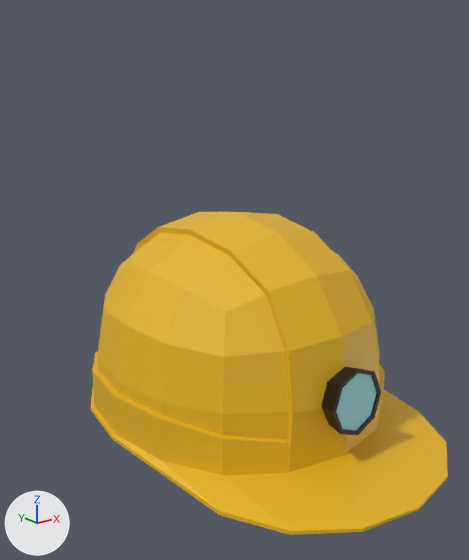
The FBX model Assets/Models/LowPoly_HardHat_With_Torch.fbx, before and after one commit.
Before and after are seen from a 50 mm camera at (-2.44, -3.04, 1.66) aimed at (-0.22, -0.27, 0.55). Lighting does not change. The marker at lower left points along +X, +Y and +Z.
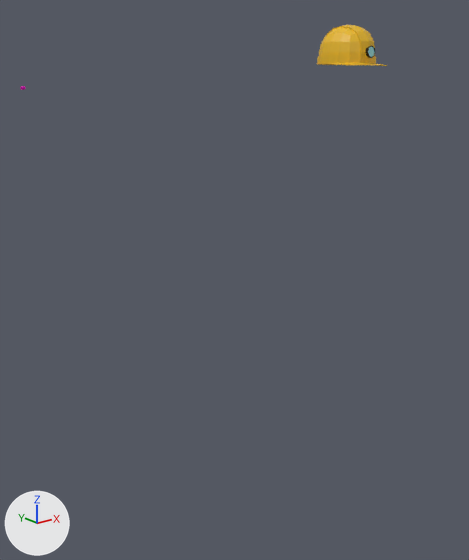
Changed parts and their boxes (x1, y1, x2, y2) in the pictures (469 x 560 px):
'Cube', deleted (yellow)
    before: (91, 212, 448, 535)
'Cone', reshaped, moved, rescaled
    before: (321, 367, 381, 435)
    after: (317, 25, 387, 66)
part 1 of me_cone_001, added (yellow)
    after: (317, 25, 387, 66)

What the commit changed:
me_cone_001 is used by ob_cone; location (0.0, -0.786, 0.0); rotation (-1.646, 0.0, 0.0), in degrees (-94, 0, 0); scale (0.191, 0.191, 0.191).
me_cone_001 had 33 vertices, 33 faces and spanned x -1.0..1.0, y -0.98..1.02, z -1.3..0.7.
me_cone_001 now has 291 vertices, 289 faces and spans x -4.77..4.77, y -4.86..2.39, z -3.36..9.4.
me_cone_001 part 1: a new loose piece of 258 vertices spanning x -4.77..4.77, y -4.86..2.39, z -3.36..9.4, in mat_hardhat (yellow #e7b71c).
me_cone_001 now uses material mat_hardhat (yellow #e7b71c).
Object 'Cube' (ob_cube) is deleted.
Object 'Cone' (ob_cone) moves from (0.0, -0.786, 0.0) to (0.005, -0.946, 1.765).
Object 'Cone' (ob_cone) is rescaled from (0.191, 0.191, 0.191) to (0.0275, 0.0275, 0.0275).
